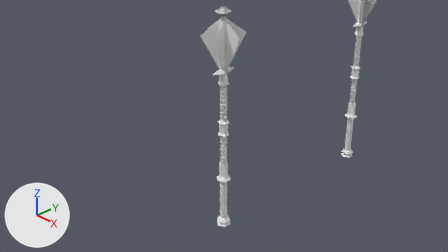
Two versions of the Blender file Blender/Mace.blend, one commit apart.
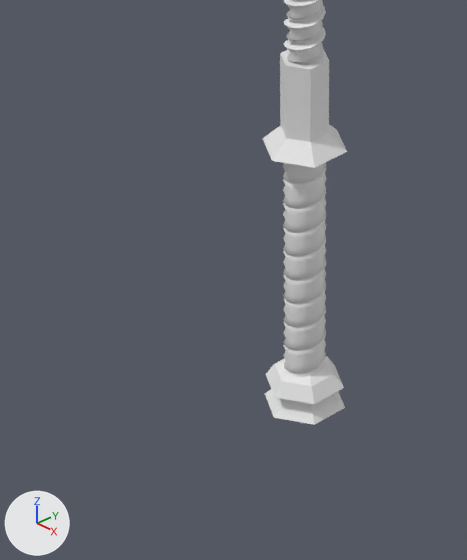
The first picture shows the older version from the file's camera 'Camera'. The close-ups show both versions on the part from 38% to 56% of the width and 61% to 99% of the height of that picture; other places that the commit changed are outside them. The axes (+X, +Y, +Z) are drawn at lower left. The lights are the same throughout.
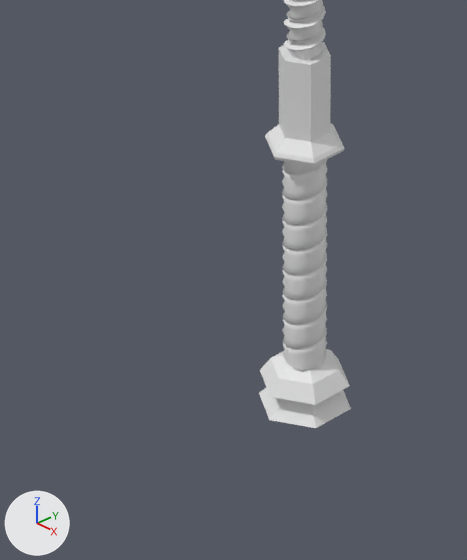
The change, as a diff of the scene's bpy script:
```diff
--- a/Blender/Mace.blend.py
+++ b/Blender/Mace.blend.py
@@ me_circle @@
 # used by ob_circle; location = (0.0, 0.0, -1.172); scale = (0.146, 0.146, 0.146)
-me_circle.from_pydata(...)  # 24 vertices, 20 faces; spans x -0.87..0.87, y -1.0..1.0, z -0.14..2.29
+me_circle.from_pydata(...)  # 42 vertices, 38 faces; spans x -0.77..0.77, y -0.88..0.88, z -0.14..2.29
+# me_circle part 1
+# 6 vertices are removed from x -0.87..0.87, y -1.0..1.0, z 0.0
+# 12 faces are deleted
+# 24 vertices are added at x -0.77..0.77, y -0.88..0.88, z -0.05..0.16
+# 30 new faces join them
@@ ob_circle @@
 ob_circle.location = (0.0, 0.0, -1.172)
-ob_circle.scale = (0.146, 0.146, 0.146)
+ob_circle.scale = (0.155, 0.155, 0.155)
@@ ob_circle_001 @@
 ob_circle_001.location = (0.0, 0.0, -2.19)
-ob_circle_001.scale = (0.144, 0.144, 0.144)
+ob_circle_001.scale = (0.165, 0.165, 0.165)
@@ ob_plane_001 @@
 ob_plane_001.rotation_euler = (1.571, 0.0, 0.0)  # degrees (90, 0, 0)
-ob_plane_001.scale = (0.0612, 0.047, 0.0612)
+ob_plane_001.scale = (0.0638, 0.0491, 0.0638)
 _m = ob_plane_001.modifiers.new('Screw', 'SCREW')
```

Where the change shows, as pixel boxes [x1, y1, x2, y2] in the close-ups (467 x 560 px):
'Plane.001', rescaled
    before: [283, 162, 326, 377]
    after: [282, 159, 327, 372]
'Circle', reshaped, rescaled (7% narrower)
    before: [262, 50, 347, 168]
    after: [265, 42, 344, 166]
'Circle.001', rescaled (15% wider, 14% taller)
    before: [265, 356, 345, 425]
    after: [259, 349, 351, 428]
part 1 of me_circle, built on
    before: [262, 125, 347, 168]
    after: [265, 123, 344, 166]
